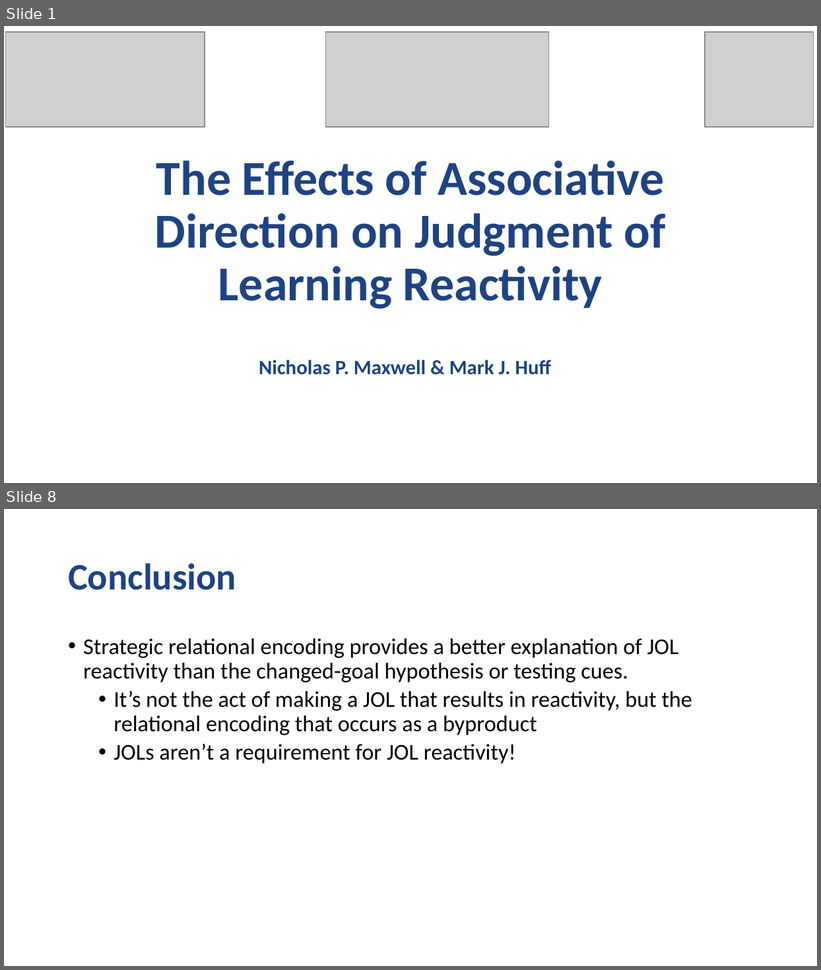
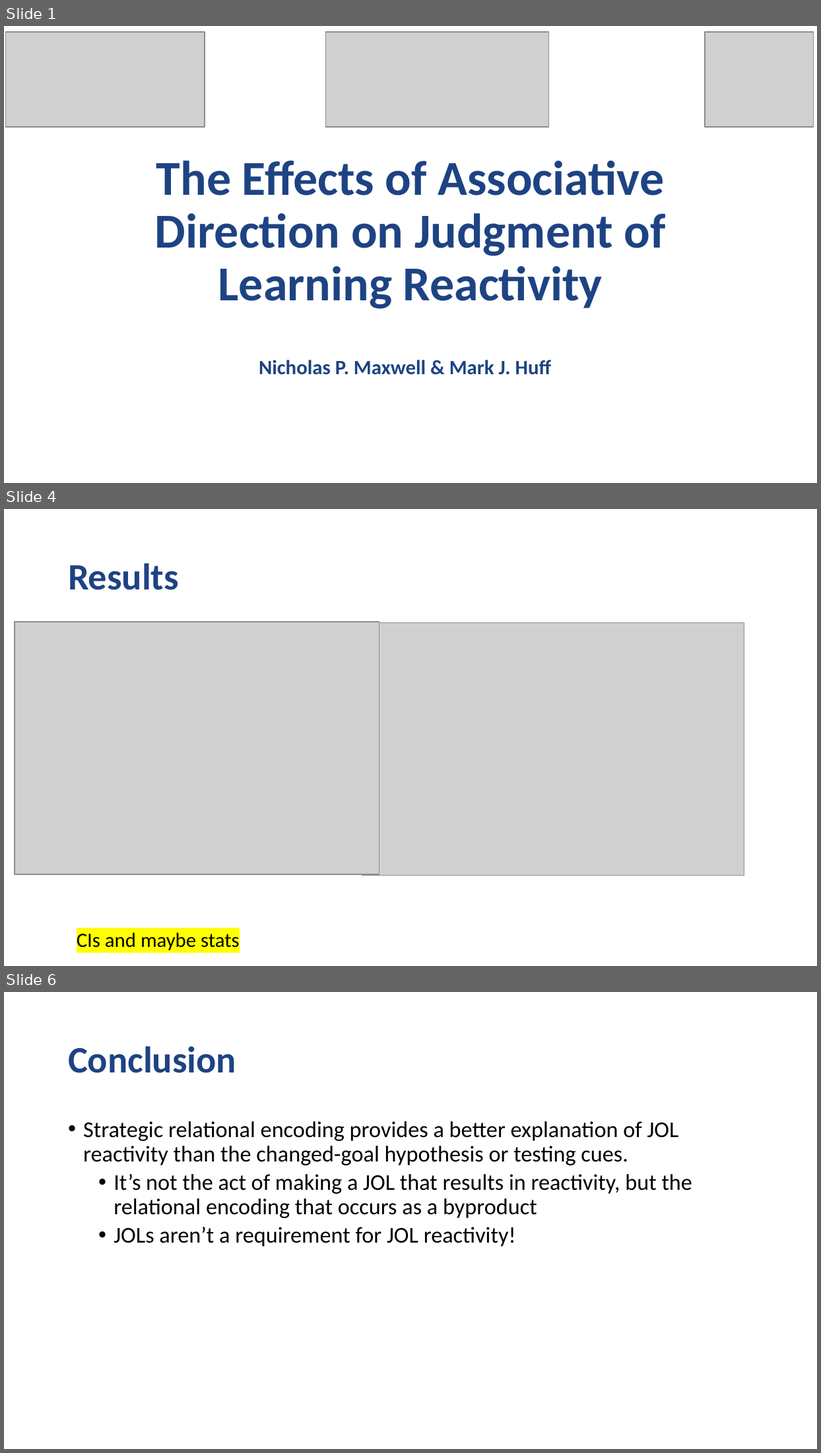
Before and after one commit to npm27/JOL-Reactivity-1, a slide deck: 6 Presentations/JOL Reactivity.pptx. Shown one above the other, each under a label of ours: slides 1 and 8 before the commit, slides 1, 4 and 6 after it; the slides between them are not shown. The pictures are 821x970 and 821x1453 pixels, drawn with LibreOffice and Linux fonts; fonts in the diff are those of the drawing; grey boxes stand for pictures. Boxes give left, top, right and bottom in pixels: in the first picture for what was removed or moved away, otherwise in the second. Text is boxed around its words. In the diff, an @@ line names an element or a change of style, - is before the commit and + after.

```diff
--- a/6 Presentations/JOL Reactivity.pptx
+++ b/6 Presentations/JOL Reactivity.pptx
@@ slide 4 added at box(4, 509, 817, 966), background #FFFFFF @@
@@ title added at box(68, 563, 179, 590), 33 pt, text #1E4383, bold @@
+Results
@@ picture added at box(15, 622, 380, 875) @@
@@ picture added at box(362, 623, 745, 876) @@
@@ text added at box(77, 933, 239, 951), 18 pt, text #000000 @@
+CIs and maybe stats
@@ what was slide 8 is now slide 6 @@
```
Also in this commit, not shown: 3 slides changed, 1 other slide added, 3 slides removed.
